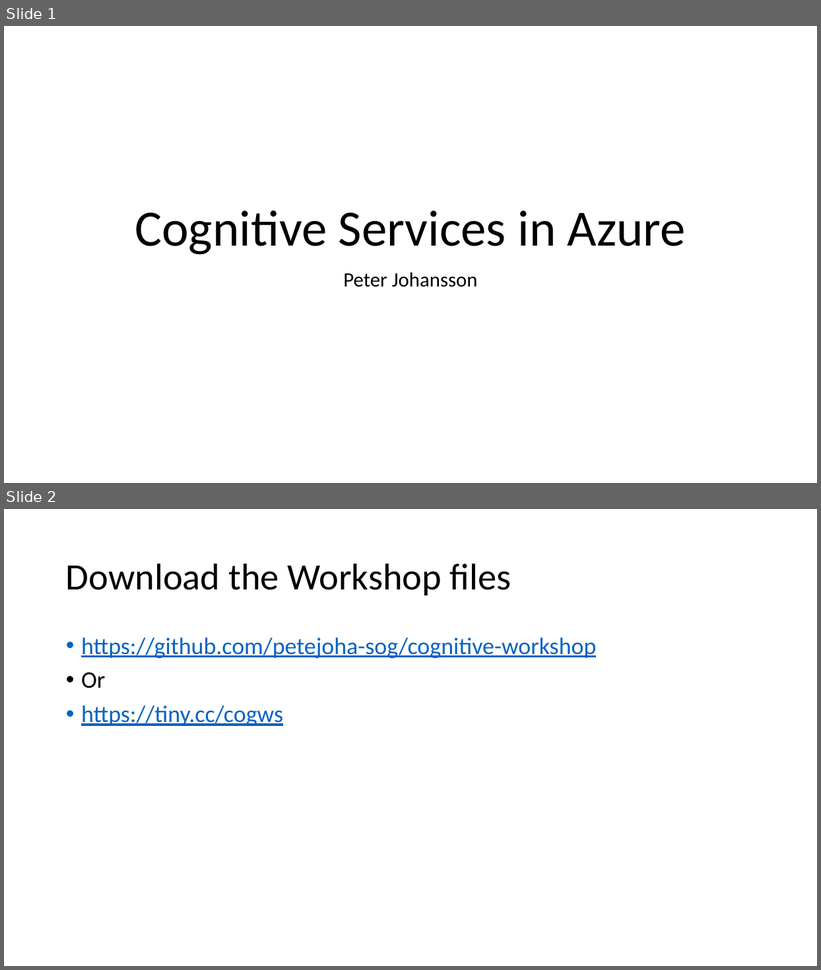
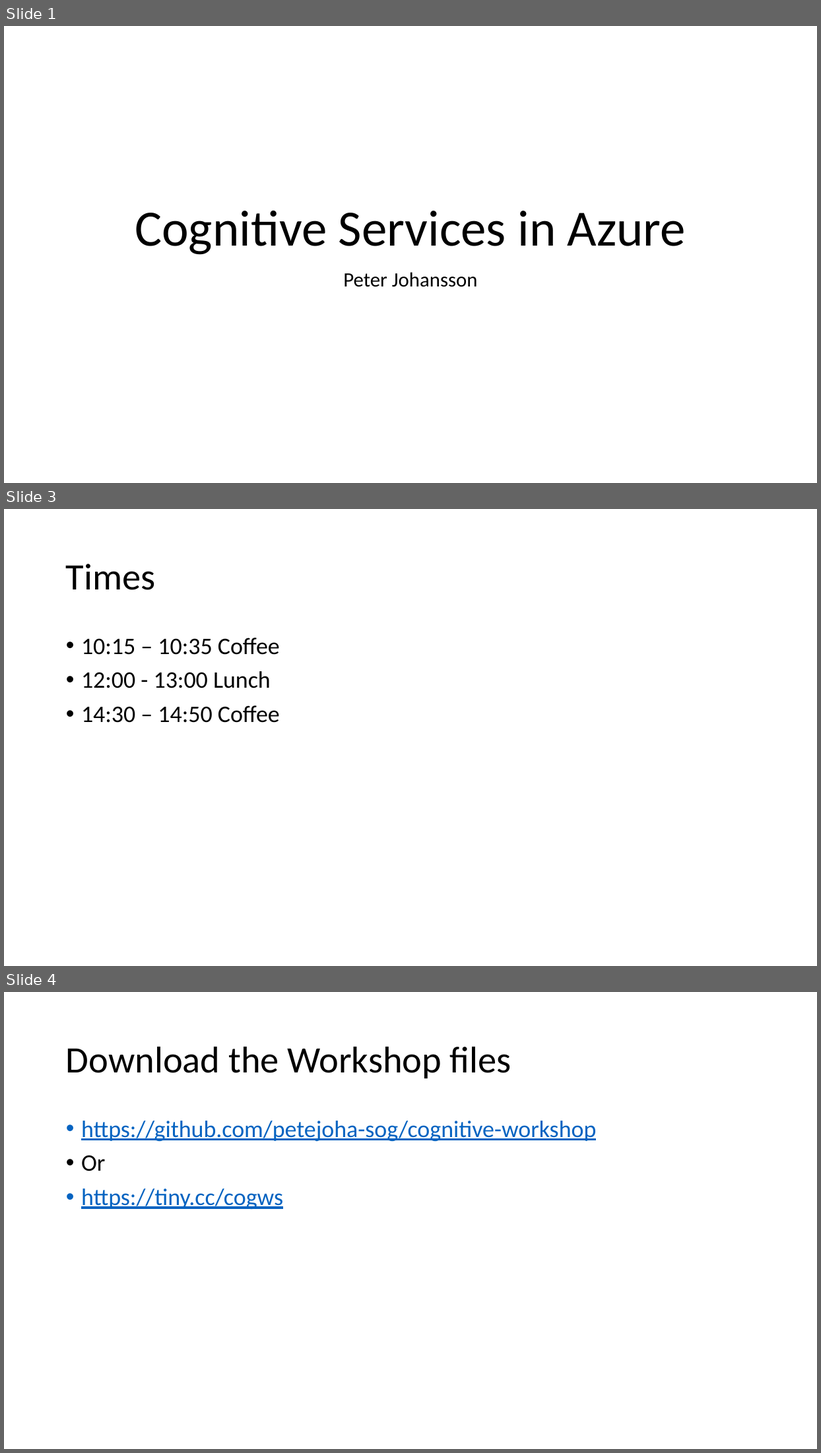
Before and after one commit to petejoha-sog/cognitive-workshop, a slide deck: Slides/CognitiveServicesInAzure.pptx. Shown one above the other, each under a label of ours: slides 1 and 2 before the commit, slides 1, 3 and 4 after it; the slides between them are not shown. The pictures are 821x970 and 821x1453 pixels, drawn with LibreOffice and Linux fonts; fonts in the diff are those of the drawing. Boxes give left, top, right and bottom in pixels: in the first picture for what was removed or moved away, otherwise in the second. Text is boxed around its words. In the diff, an @@ line names an element or a change of style, - is before the commit and + after.

Commit message:
added times

```diff
--- a/Slides/CognitiveServicesInAzure.pptx
+++ b/Slides/CognitiveServicesInAzure.pptx
@@ slide 3 added at bbox=[4, 509, 817, 966], background #FFFFFF @@
@@ title added at bbox=[66, 564, 156, 590], 44 pt, text #000000 @@
+Times
@@ text added at bbox=[81, 638, 280, 723], 28 pt, text #000000 @@
+• 10:15 – 10:35 Coffee
+• 12:00 - 13:00 Lunch
+• 14:30 – 14:50 Coffee
@@ what was slide 2 is now slide 4 @@
```
Also in this commit, not shown: 1 other slide added.
